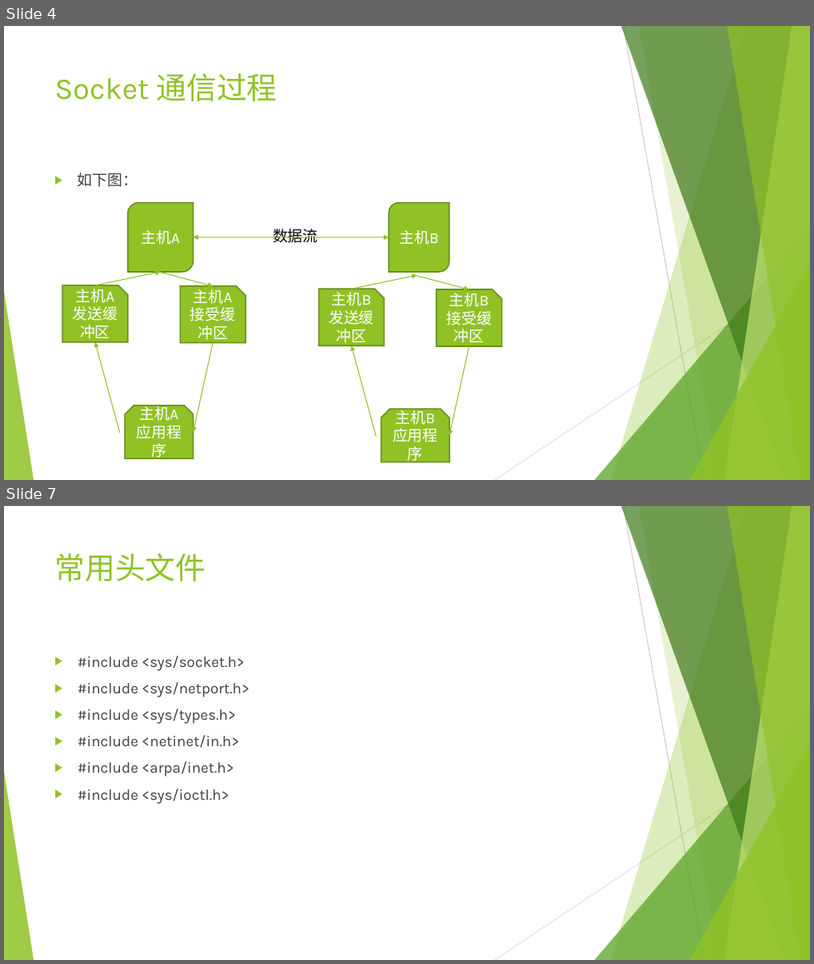
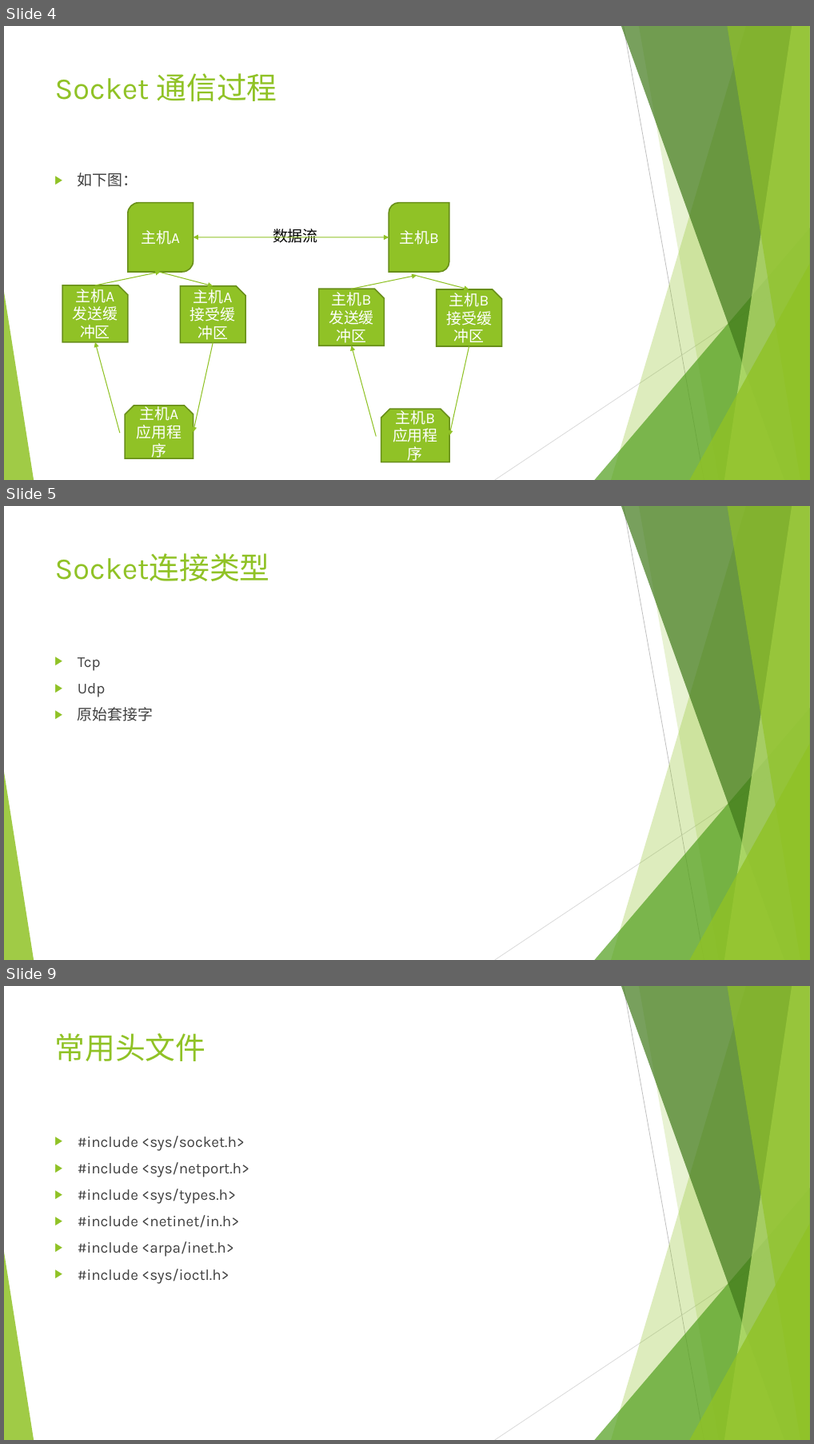
Before and after one commit to zitong/socket-test, a slide deck: test-01/test-01.ppt. Shown one above the other, each under a label of ours: slides 4 and 7 before the commit, slides 4, 5 and 9 after it; the slides between them are not shown. The pictures are 814x964 and 814x1444 pixels, drawn with LibreOffice and Linux fonts; fonts in the diff are those of the drawing. Boxes give left, top, right and bottom in pixels: in the first picture for what was removed or moved away, otherwise in the second. Text is boxed around its words. In the diff, an @@ line names an element or a change of style, - is before the commit and + after.

```diff
--- a/test-01/test-01.ppt
+++ b/test-01/test-01.ppt
@@ slide 5 added at [4, 506, 810, 960], background #FFFFFF; not listed: 10 template elements that a slide beside it also shows @@
@@ title added at [55, 553, 270, 581], 36 pt, text #90C226 @@
+Socket连接类型
@@ text added at [78, 657, 153, 721], 18 pt, text #404040 @@
+▶ Tcp
+▶ Udp
+▶ 原始套接字
@@ what was slide 7 is now slide 9 @@
```
Also in this commit, not shown: 2 slides changed, 1 other slide added, 2 other files.
